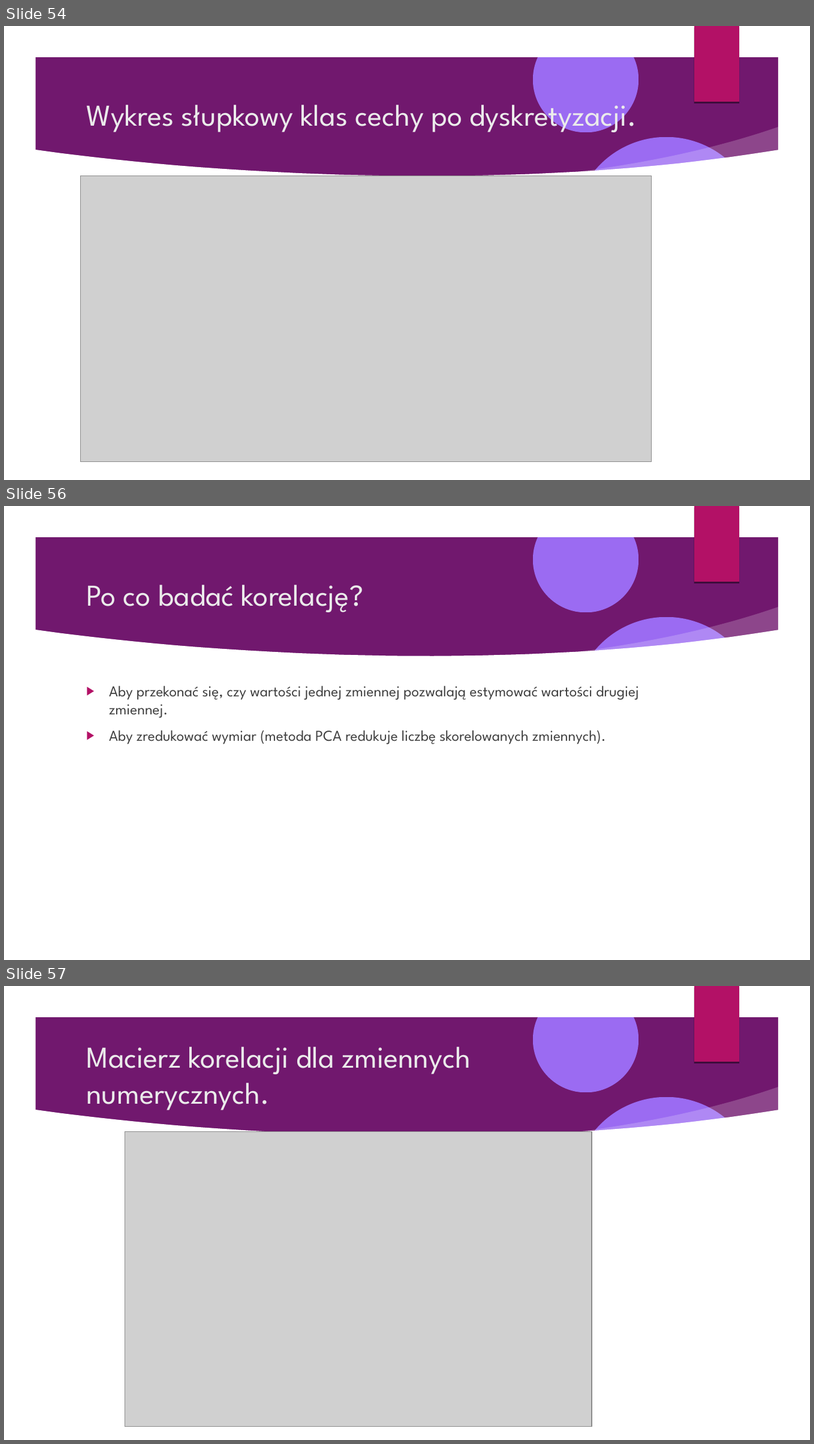
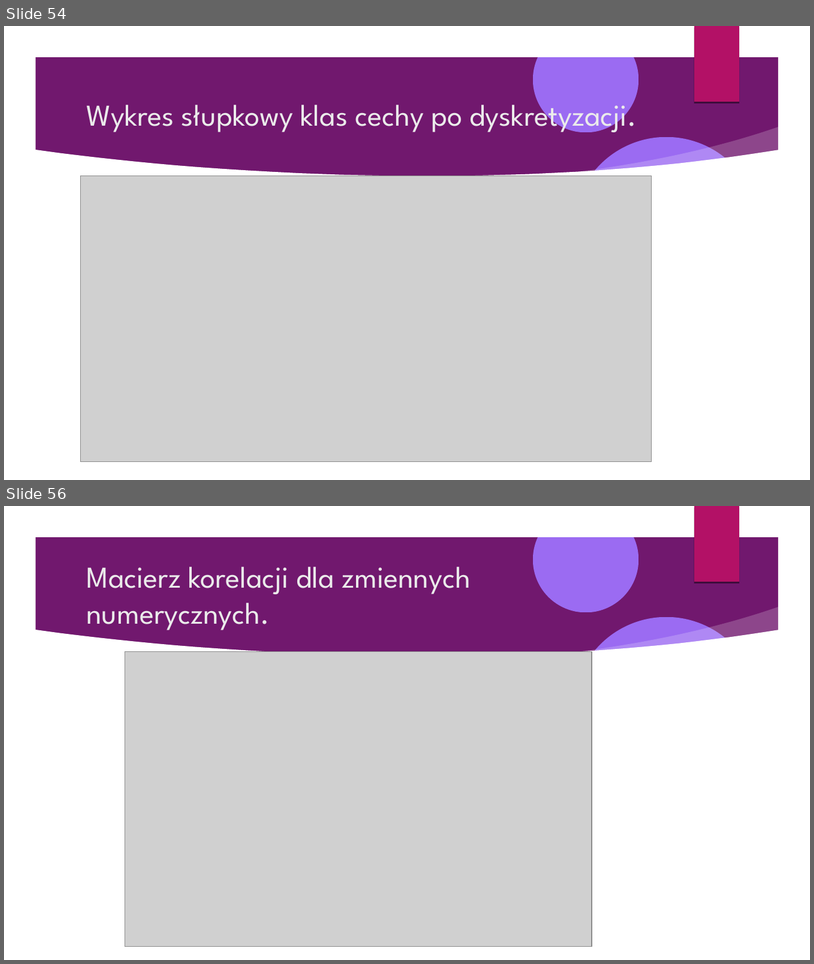
Before and after one commit to Pawel-Tomasz-Nowak/Scientific-collaboration, a slide deck: EmissionAnalysis/Prezentacja projektu.odp. Shown one above the other, each under a label of ours: slides 54, 56 and 57 before the commit, slides 54 and 56 after it; the slides between them are not shown. The pictures are 814x1444 and 814x964 pixels, drawn with LibreOffice and Linux fonts; fonts in the diff are those of the drawing; grey boxes stand for pictures; background and template pictures are left out. Boxes give left, top, right and bottom in pixels: in the first picture for what was removed or moved away, otherwise in the second. Text is boxed around its words. In the diff, an @@ line names an element or a change of style, - is before the commit and + after.

```diff
--- a/EmissionAnalysis/Prezentacja projektu.odp
+++ b/EmissionAnalysis/Prezentacja projektu.odp
@@ slide 56 removed at <box>4,506,810,960</box>, background picture (left out); not listed: 9 template elements that a slide beside it also shows @@
@@ title removed at <box>86,585,364,612</box> @@
-Po co badać korelację?
@@ text removed at <box>109,685,639,744</box> @@
-▶ Aby przekonać się, czy wartości jednej zmiennej pozwalają estymować wartości drugiej zmiennej.
-▶ Aby zredukować wymiar (metoda PCA redukuje liczbę skorelowanych zmiennych).
@@ what was slide 57 is now slide 56 @@
```
Also in this commit, not shown: 4 slides changed, 4 slides added, 3 other files.
